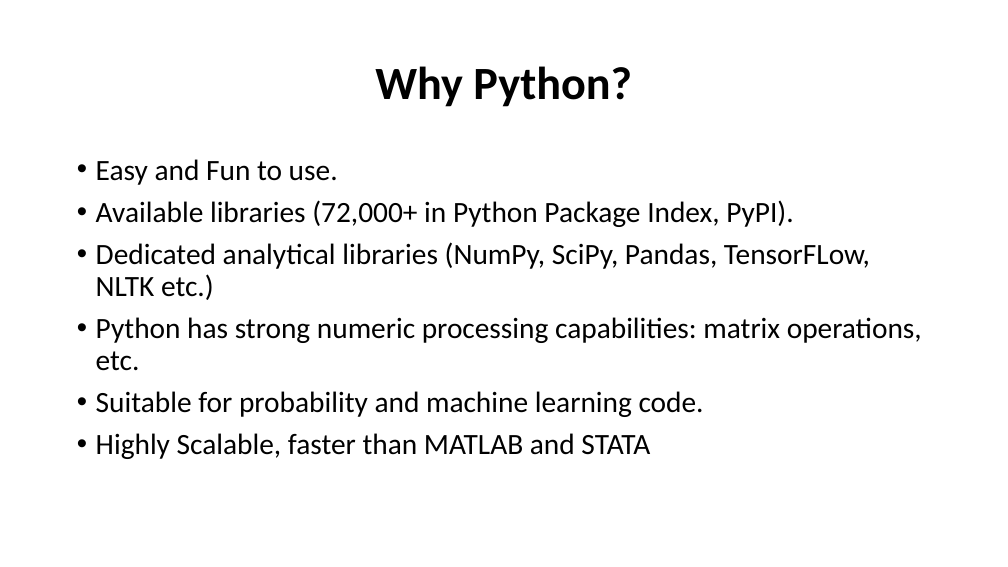
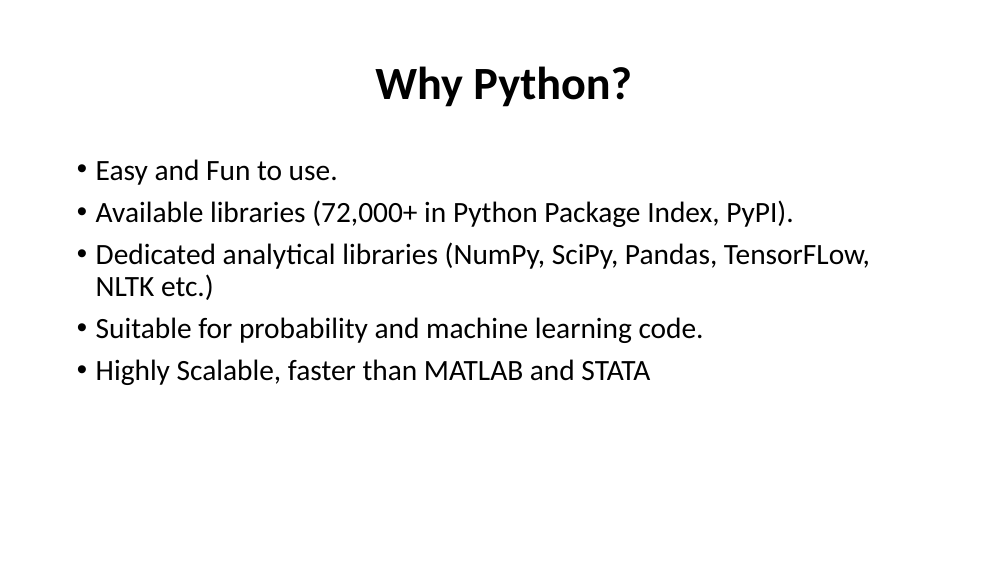
Before and after one commit to rohit-mehra/python_intro, a slide deck: slide 2 of Python.pptx. Drawn at 1008x567 pixels with LibreOffice and Linux fonts; fonts in the diff are those of the drawing. Boxes give left, top, right and bottom in pixels: in the first picture for what was removed or moved away, otherwise in the second. Text is boxed around its words. In the diff, an @@ line names an element or a change of style, - is before the commit and + after.

```diff
--- a/Python.pptx
+++ b/Python.pptx
@@ text at (96, 317, 922, 371): paragraph removed @@
-• Python has strong numeric processing capabilities: matrix operations, etc.
```
Also in this commit, not shown: 3 other slides changed, 1 slide added, 5 slides removed, 10 other files.
